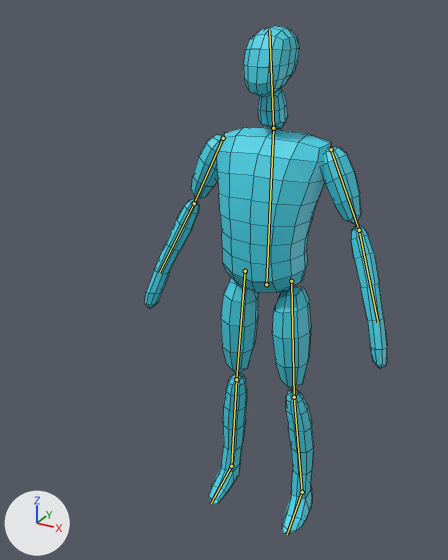
An edit to the Blender file blender/players/Player.blend, drawn before and after from the same camera.
Both versions are drawn from a camera (50 mm lens) standing at (0.866, -1.898, 1.97) and looking at (-0.124, -0.098, 1.07). The lights are fixed; the arrows at lower left show +X, +Y and +Z. The first picture is the older version. The bones that bend it are drawn over the model as lines. Mesh edges are drawn as thin lines.
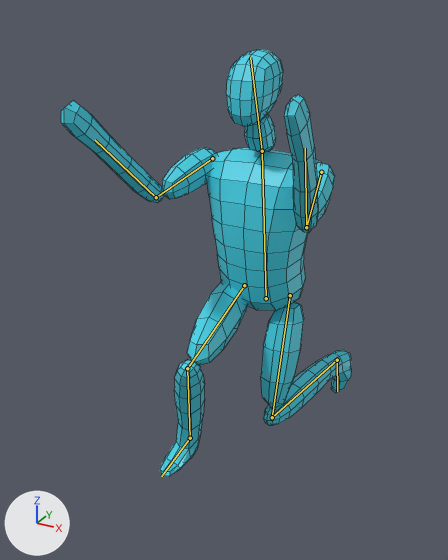
The newer file adds an action. The first version stands in its rest pose; the second is drawn at frame 12 of the action 'jump_start'.

Location of each change, (x1, y1, x2, y2) in pixels of the pictures (448 x 560 px):
'Cube', posed (19% wider, 16% shorter): before (144, 26, 387, 534); after (61, 49, 351, 477)
bone 'body', root to tip: before (266, 284) to (273, 128); after (266, 298) to (262, 151)
bone 'upperarm.l', root to tip: before (331, 149) to (359, 230); after (321, 172) to (306, 227)
bone 'lowerarm.l', root to tip: before (359, 230) to (378, 322); after (306, 227) to (305, 148)
bone 'upperarm.r', root to tip: before (223, 138) to (194, 203); after (212, 158) to (156, 197)
bone 'lowerarm.r', root to tip: before (194, 203) to (159, 272); after (156, 197) to (95, 140)

The edits, one by one:
Bone 'body' (bone_body) moves from (0.0, 0.0, 0.0) to (0.0, -0.057, -0.002).
Bone 'body' (bone_body) turns from (0, 0, 0) to (9, 0, 0) degrees about its own x, y and z.
Bone 'upperarm.l' (bone_upperarm_l) turns from (0, 0, 0) to (75, -12, -21) degrees about its own x, y and z.
Bone 'lowerarm.l' (bone_lowerarm_l) turns from (0, 0, 0) to (66, -10, -2) degrees about its own x, y and z.
Bone 'upperarm.r' (bone_upperarm_r) turns from (0, 0, 0) to (79, 13, 21) degrees about its own x, y and z.
Bone 'lowerarm.r' (bone_lowerarm_r) turns from (0, 0, 0) to (49, 8, 0) degrees about its own x, y and z.
Bone 'iklegtarget.l' (bone_iklegtarget_l) moves from (0.0, 0.0, 0.0) to (-0.04, 0.339, -0.464).
Bone 'iklegtarget.l' (bone_iklegtarget_l) turns from (0, 0, 0) to (-77, 4, 5) degrees about its own x, y and z.
Bone 'iklegpole.r' (bone_iklegpole_r) moves from (0.0, 0.0, 0.0) to (0.037, 0.0, -0.003).
Bone 'iklegtarget.r' (bone_iklegtarget_r) moves from (0.0, 0.0, 0.0) to (0.033, -0.339, -0.383).
Bone 'iklegtarget.r' (bone_iklegtarget_r) turns from (0, 0, 0) to (11, 0, 1) degrees about its own x, y and z.
